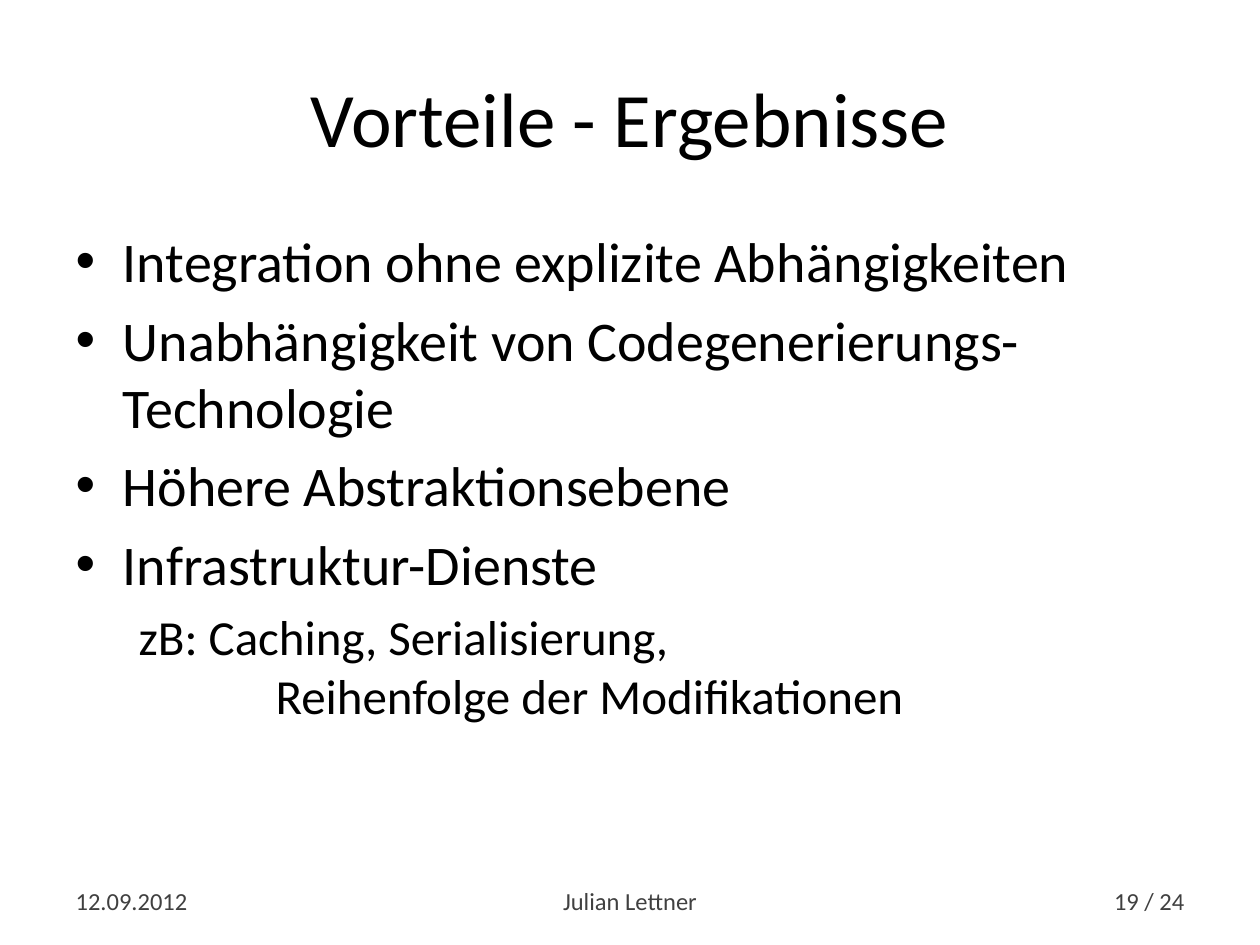
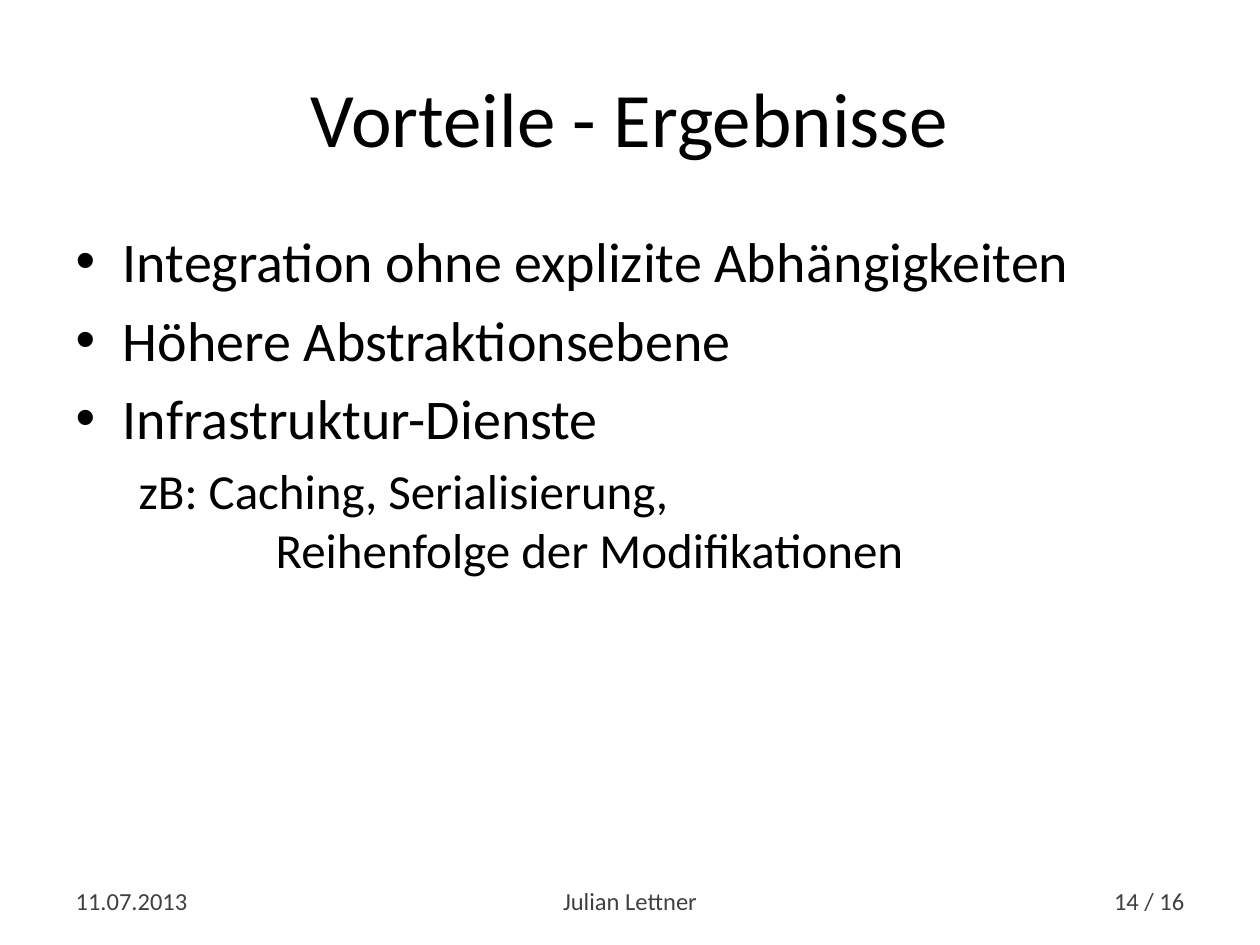
Before and after one commit to yln/TypePipeDemo, a slide deck: slide 14 of A Code Generation Pipeline for .NET.pptx (slide 19 before the commit). Drawn at 1260x945 pixels with LibreOffice and Linux fonts; fonts in the diff are those of the drawing. Boxes give left, top, right and bottom in pixels: in the first picture for what was removed or moved away, otherwise in the second. Text is boxed around its words. In the diff, an @@ line names an element or a change of style, - is before the commit and + after.

```diff
--- a/A Code Generation Pipeline for .NET.pptx
+++ b/A Code Generation Pipeline for .NET.pptx
@@ text at (x1=123, y1=322, x2=1019, y2=438): paragraph removed @@
-• Unabhängigkeit von Codegenerierungs-
-  Technologie
@@ text at (x1=76, y1=894, x2=188, y2=910): text changed @@
-12.09.2012
+11.07.2013
@@ page number at (x1=1114, y1=893, x2=1184, y2=910): text changed @@
-19 / 24
+14 / 16
```
Also in this commit, not shown: 13 other slides changed, 1 slide added, 9 slides removed.
